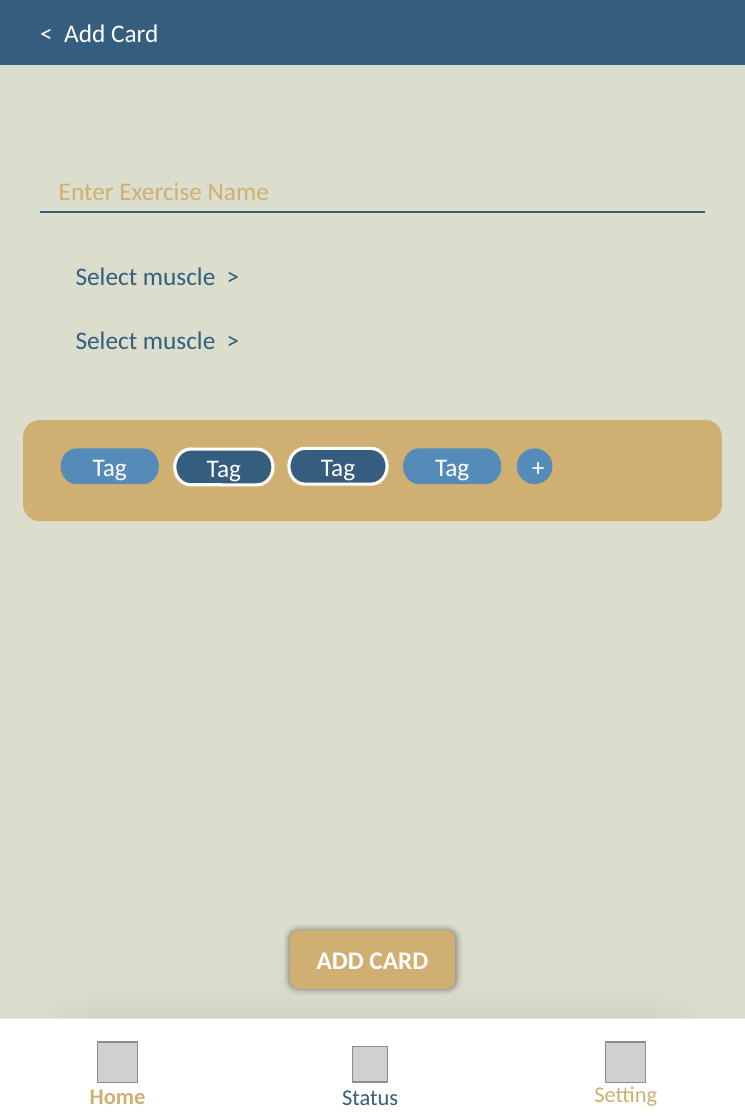
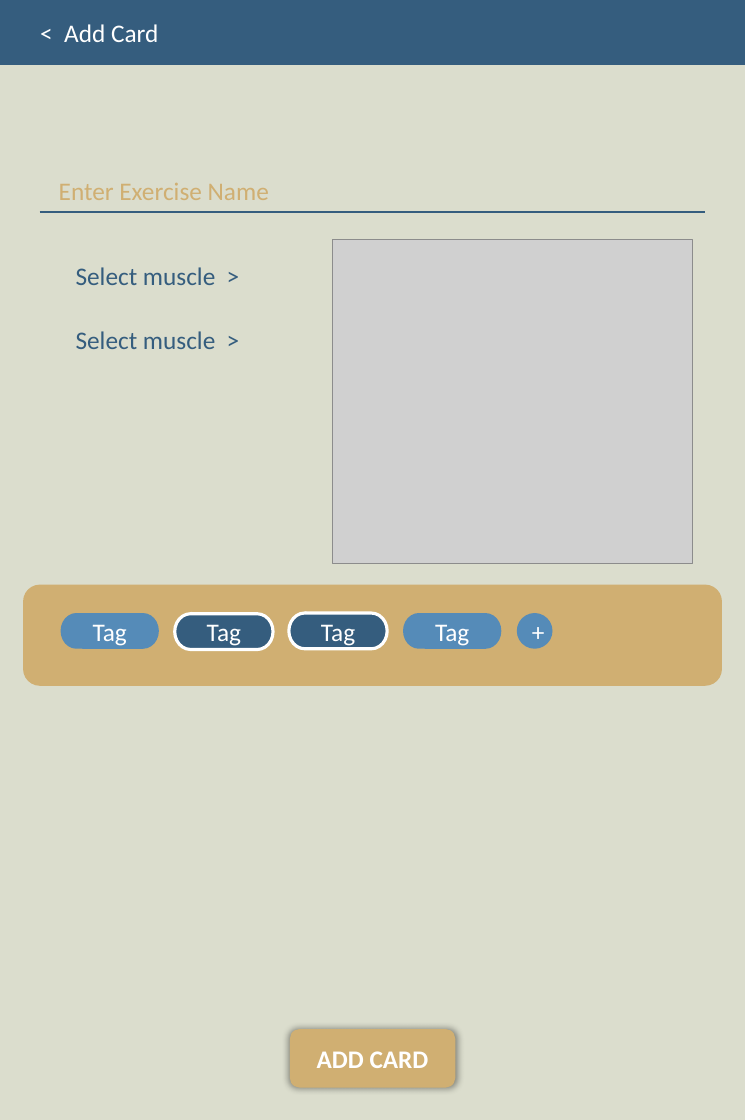
Before and after one commit to JeeIn-Park/Training-Tracker-Workout-Monitoring, a slide deck: slide 4 of doc/plan/version 2 - design [Auto-saved].pptx. Drawn at 745x1120 pixels with LibreOffice and Linux fonts; fonts in the diff are those of the drawing; grey boxes stand for pictures. Boxes give left, top, right and bottom in pixels: in the first picture for what was removed or moved away, otherwise in the second. Text is boxed around its words. In the diff, an @@ line names an element or a change of style, - is before the commit and + after.

```diff
--- a/doc/plan/version 2 - design [Auto-saved].pptx
+++ b/doc/plan/version 2 - design [Auto-saved].pptx
@@ picture added at [332, 240, 692, 564] @@
@@ 4 pill shapes, 1 rounded rectangle, 1 ellipse: place and size @@
-4 pill shapes, 1 rounded rectangle, 1 ellipse at [23, 420, 723, 521]
+4 pill shapes, 1 rounded rectangle, 1 ellipse at [23, 584, 723, 685]
@@ rectangle removed at [0, 1018, 745, 1120] @@
@@ picture removed at [98, 1042, 139, 1082] @@
@@ rounded rectangle "ADD CARD": place and size @@
-rounded rectangle "ADD CARD" at [289, 930, 456, 989]
+rounded rectangle "ADD CARD" at [291, 1028, 457, 1087]
@@ picture removed at [352, 1046, 388, 1081] @@
@@ picture removed at [606, 1042, 647, 1082] @@
@@ text removed at [90, 1089, 146, 1104] @@
-Home
@@ text removed at [342, 1090, 398, 1105] @@
-Status
@@ text removed at [594, 1086, 657, 1106] @@
-Setting
```
Also in this commit, not shown: 5 other slides changed, 4 slides added, 3 slides removed, 2 other files.
